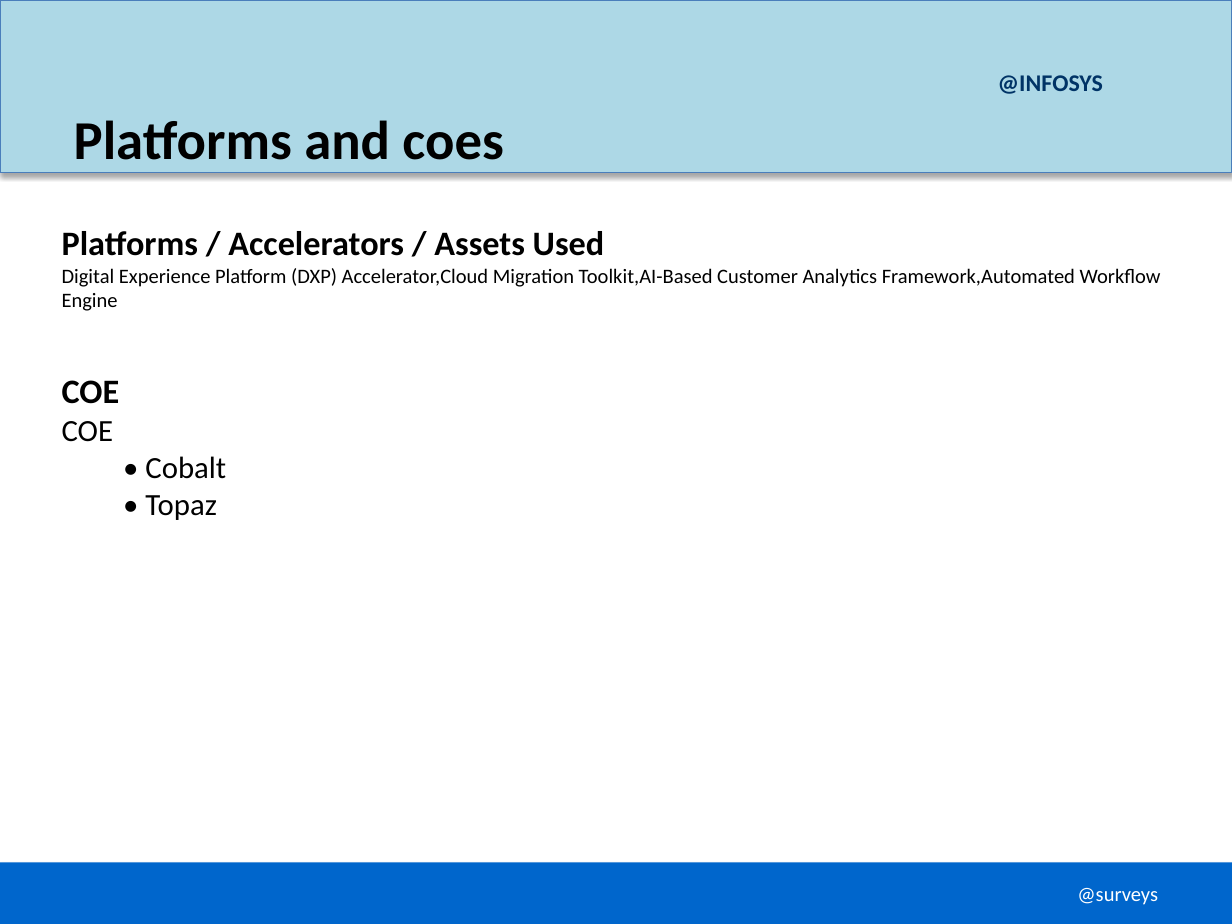
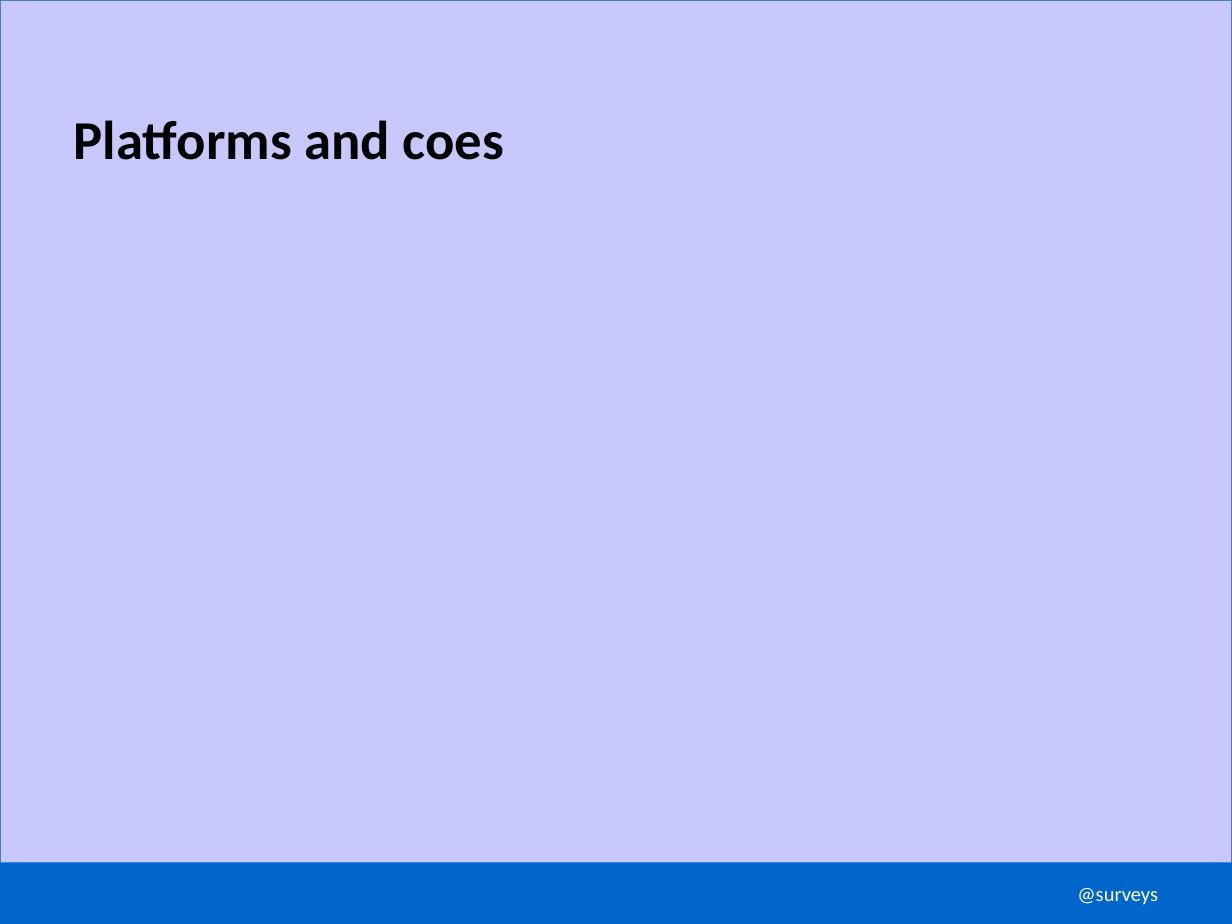
Before and after one commit to sirisurneni/htmltoppt, a slide deck: slide 5 of presentation.pptx (slide 3 before the commit). Drawn at 1232x924 pixels with LibreOffice and Linux fonts; fonts in the diff are those of the drawing; grey boxes stand for pictures. Boxes give left, top, right and bottom in pixels: in the first picture for what was removed or moved away, otherwise in the second. Text is boxed around its words. In the diff, an @@ line names an element or a change of style, - is before the commit and + after.

```diff
--- a/presentation.pptx
+++ b/presentation.pptx
@@ rectangle removed at <box>0,0,1232,172</box> @@
@@ picture added at <box>0,0,1232,172</box> @@
@@ rectangle added at <box>0,0,1232,924</box>, fill #C8C8FF, outline #4B7EBC 0.75 pt @@
@@ text removed at <box>998,75,1103,94</box> @@
-@INFOSYS
@@ text removed at <box>62,231,1161,311</box> @@
-Platforms / Accelerators / Assets Used
-Digital Experience Platform (DXP) Accelerator,Cloud Migration Toolkit,AI-Based Customer Analytics Framework,Automated Workflow Engine
@@ text removed at <box>62,380,226,520</box> @@
-COE
-COE
-  • Cobalt
-  • Topaz
```
Also in this commit, not shown: 2 other slides changed, 2 slides added, 5 other files.
